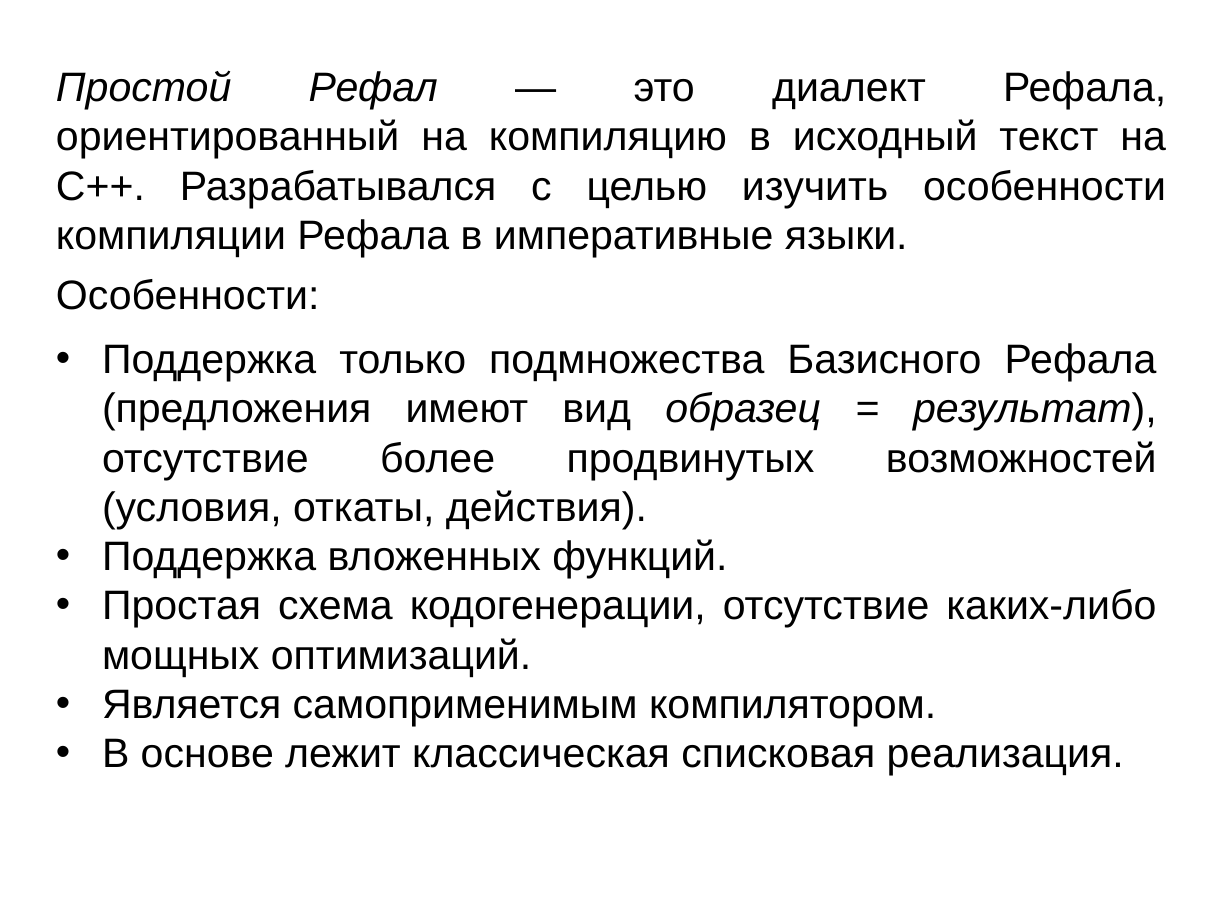
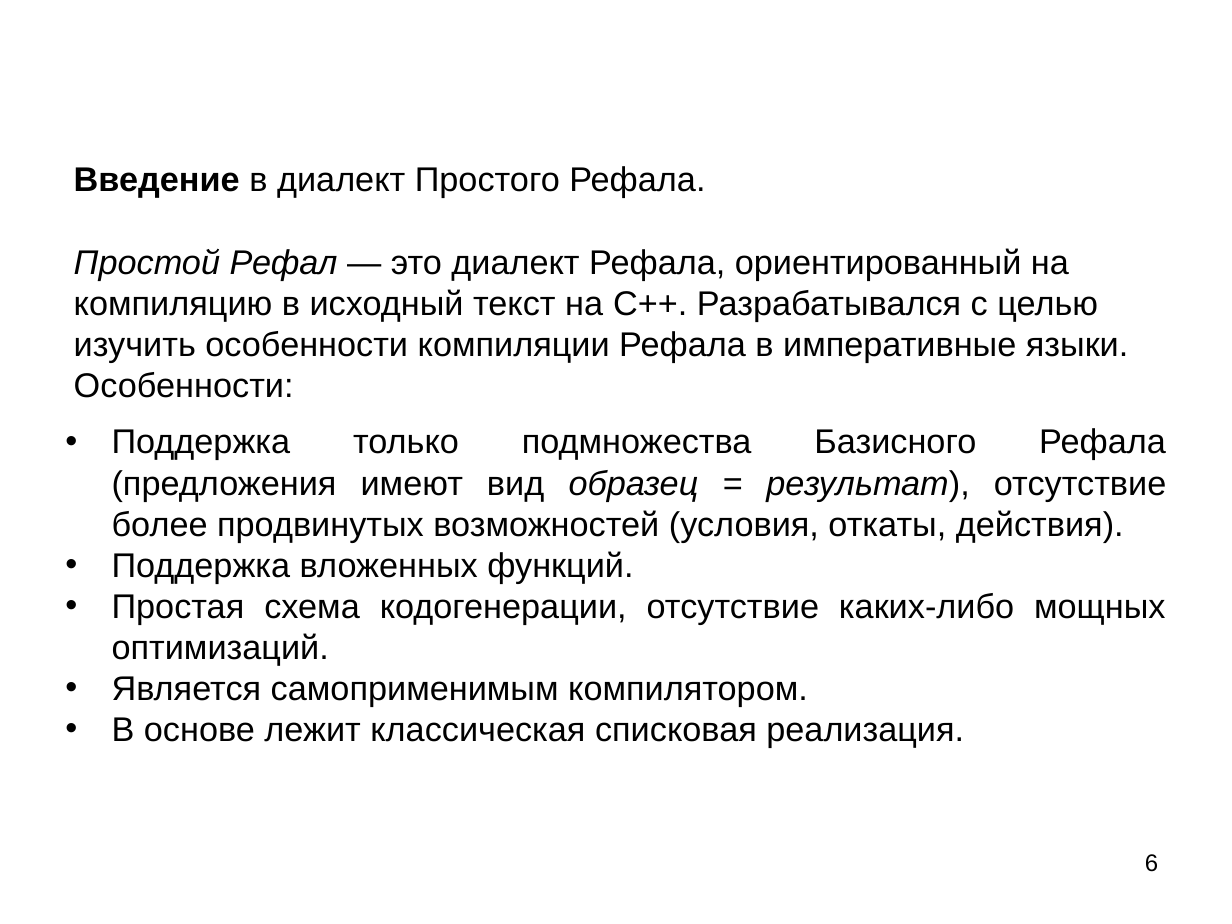
Before and after one commit to bmstu-iu9/refal-5-lambda, a slide deck: slide 6 of doc/Компилятор Простого Рефала.ppt (slide 2 before the commit). Drawn at 1232x924 pixels with LibreOffice and Linux fonts; fonts in the diff are those of the drawing. Boxes give left, top, right and bottom in pixels: in the first picture for what was removed or moved away, otherwise in the second. Text is boxed around its words. In the diff, an @@ line names an element or a change of style, - is before the commit and + after.

```diff
--- a/doc/Компилятор Простого Рефала.ppt
+++ b/doc/Компилятор Простого Рефала.ppt
@@ title at (x1=74, y1=166, x2=1128, y2=398): text changed; size 24 to 20 pt @@
-Простой Рефал — это диалект Рефала, ориентированный на компиляцию в исходный текст на C++. Разрабатывался с целью изучить особенности компиляции Рефала в императивные языки.
-Особенности:
+Введение в диалект Простого Рефала.
+Простой Рефал — это диалект Рефала, ориентированный на компиляцию в исходный текст на C++. Разрабатывался с целью изучить особенности компиляции Рефала в императивные языки.
+Особенности:
@@ text "Поддержка только подмножества Базисного Рефала ..." moved from (x1=102, y1=343, x2=1157, y2=776) to (x1=112, y1=428, x2=1166, y2=748) @@
@@ text "Поддержка только подмножества Базисного Рефала ..." at (x1=112, y1=428, x2=1166, y2=748): size 24 to 20 pt @@
@@ page number added at (x1=1145, y1=854, x2=1158, y2=872), 14 pt, text #000000 @@
+6
```
Also in this commit, not shown: 9 other slides changed, 9 slides added, 6 other files.
